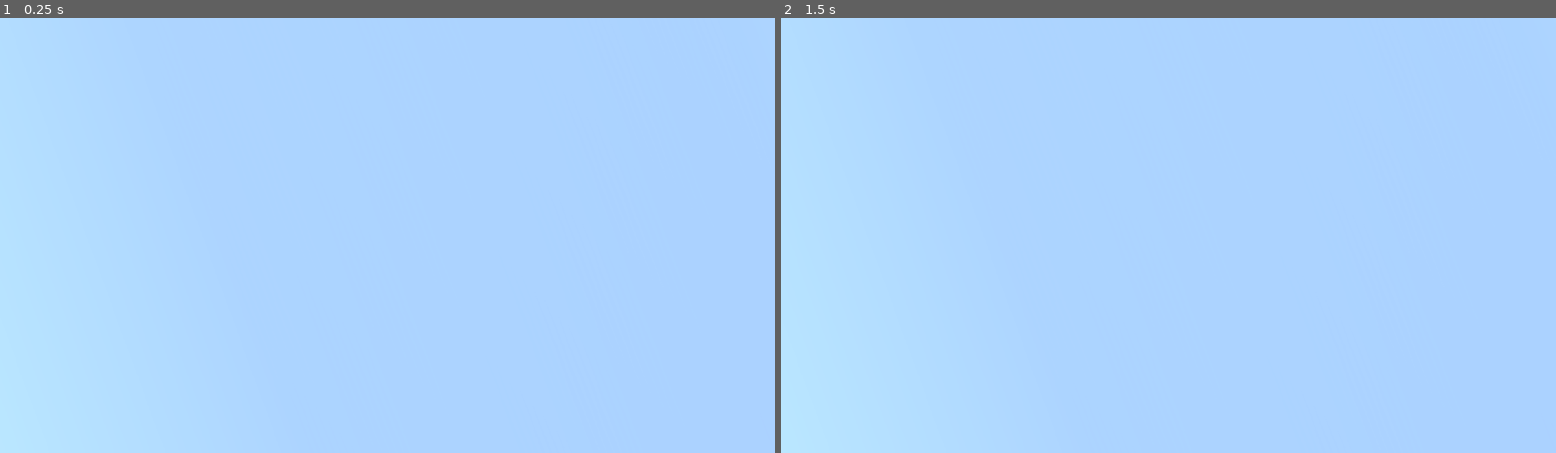
Above: before the commit, frames 1-2 (left to right).
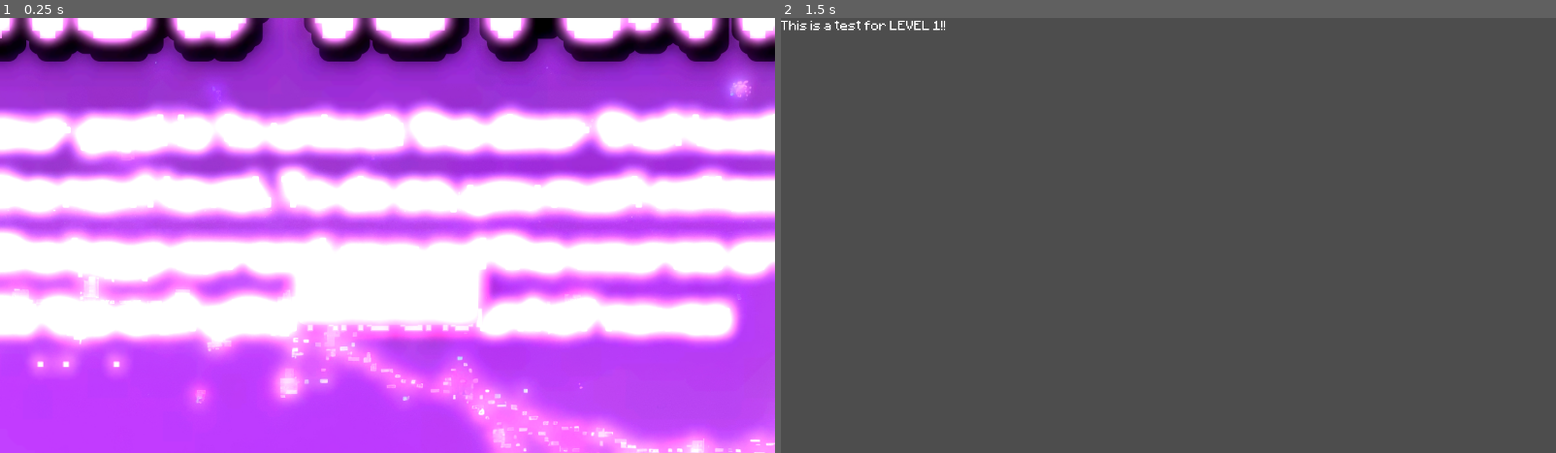
Above: after the commit, the same moments.

Repository: aidenhhh/Six-Seven
Game: Godot game, scene res://Scenes/how_to_play_page.tscn
Same seed, same stepped clock (60 frames per second), same inputs: the game is played once before the commit and once after it. After the commit the project has no main scene; this scene is started directly in both runs.
Inputs (mouse positions are in pixels of both pictures, inside the frame that each line leads up to):
- Up to frame 1 (0.25 s): no input
- Up to frame 2 (1.5 s): click (1168, 292) at 0.5 s, where only the run after the commit has a clickable "Play"; tap Enter at 1.25 s; move the mouse to (1339, 213) at 1.27 s

The runs differ from the first frame. In frame 1, 100% of the frame differs, in the area x 0-100%, y 0-100%; in frame 2, 100%.

Commit message:
how to play page completed

Diff:
--- /dev/null
+++ b/Scenes/how_to_play_page.gd
@@ -0,0 +1,9 @@
+extends Control
+
+
+func _on_back_pressed():
+	get_tree().change_scene_to_file("res://menu.tscn")
+
+
+func _on_play_pressed():
+	get_tree().change_scene_to_file("res://Scenes/level1.tscn")
--- a/Scenes/how_to_play_page.tscn
+++ b/Scenes/how_to_play_page.tscn
@@ -1,9 +1,42 @@
-[gd_scene load_steps=3 format=3 uid="uid://dh7jonanqoy4f"]
+[gd_scene load_steps=13 format=3 uid="uid://c4e347u0r6w5k"]
 
-[sub_resource type="Gradient" id="Gradient_4hy44"]
+[ext_resource type="Script" uid="uid://bgj2m0gaecxt2" path="res://Scenes/how_to_play_page.gd" id="1_tlywb"]
+[ext_resource type="Texture2D" uid="uid://bshh6j4vnpoi4" path="res://Images/Adobe Express - file (1).jpg" id="1_uc42p"]
+[ext_resource type="FontFile" uid="uid://b4f0njbu205k4" path="res://Images/Daydream.ttf" id="2_yuoff"]
+[ext_resource type="StyleBox" uid="uid://mhgugw4tbco7" path="res://Images/hoverbox2.tres" id="3_awjxx"]
+[ext_resource type="StyleBox" uid="uid://dm7055brktrip" path="res://Images/new_style_box_flat.tres" id="4_tlywb"]
 
-[sub_resource type="GradientTexture2D" id="GradientTexture2D_gwffi"]
-gradient = SubResource("Gradient_4hy44")
+[sub_resource type="Environment" id="Environment_awjxx"]
+background_mode = 3
+glow_enabled = true
+glow_intensity = 5.18
+glow_strength = 0.94
+glow_hdr_threshold = 0.0
+glow_hdr_scale = 1.0
+
+[sub_resource type="Gradient" id="Gradient_ytr4m"]
+offsets = PackedFloat32Array(0, 0.707792)
+colors = PackedColorArray(1, 1, 1, 1, 0, 0, 0, 1)
+
+[sub_resource type="GradientTexture2D" id="GradientTexture2D_tlywb"]
+gradient = SubResource("Gradient_ytr4m")
+fill = 1
+fill_from = Vector2(0.504587, 0.486239)
+fill_to = Vector2(0, 0)
+
+[sub_resource type="StyleBoxEmpty" id="StyleBoxEmpty_uc42p"]
+
+[sub_resource type="Theme" id="Theme_yuoff"]
+TextEdit/font_sizes/font_size = 50
+TextEdit/styles/normal = SubResource("StyleBoxEmpty_uc42p")
+
+[sub_resource type="StyleBoxEmpty" id="StyleBoxEmpty_awjxx"]
+
+[sub_resource type="Theme" id="Theme_qvbhy"]
+Button/font_sizes/font_size = 40
+Button/styles/focus = SubResource("StyleBoxEmpty_awjxx")
+Button/styles/hover = ExtResource("3_awjxx")
+Button/styles/normal = ExtResource("4_tlywb")
 
 [node name="How to Play Page" type="Control"]
 layout_mode = 3
@@ -12,34 +45,124 @@
 anchor_bottom = 1.0
 grow_horizontal = 2
 grow_vertical = 2
+script = ExtResource("1_tlywb")
 
-[node name="ColorRect" type="ColorRect" parent="."]
+[node name="TextureRect" type="TextureRect" parent="."]
+texture_filter = 2
+layout_mode = 1
+anchors_preset = 15
+anchor_right = 1.0
+anchor_bottom = 1.0
+grow_horizontal = 2
+grow_vertical = 2
+texture = ExtResource("1_uc42p")
+stretch_mode = 4
+
+[node name="Label" type="Label" parent="."]
+self_modulate = Color(1.2, 1, 1, 1)
 layout_mode = 1
 anchors_preset = 8
 anchor_left = 0.5
 anchor_top = 0.5
 anchor_right = 0.5
 anchor_bottom = 0.5
-offset_left = -1783.5
-offset_top = -906.0
-offset_right = 1783.5
-offset_bottom = 906.0
+offset_left = -348.0
+offset_top = -468.0
+offset_right = 348.0
+offset_bottom = -256.0
 grow_horizontal = 2
 grow_vertical = 2
-color = Color(0.576471, 0.690196, 1, 1)
+theme_override_colors/font_color = Color(0.623529, 0.388235, 0.756863, 1)
+theme_override_colors/font_shadow_color = Color(0, 0, 0, 1)
+theme_override_colors/font_outline_color = Color(0, 0, 0, 1)
+theme_override_constants/shadow_offset_x = 10
+theme_override_constants/shadow_offset_y = 20
+theme_override_constants/outline_size = 65
+theme_override_constants/shadow_outline_size = 60
+theme_override_fonts/font = ExtResource("2_yuoff")
+theme_override_font_sizes/font_size = 121
+text = "How to play"
+horizontal_alignment = 1
+vertical_alignment = 1
+
+[node name="WorldEnvironment" type="WorldEnvironment" parent="."]
+environment = SubResource("Environment_awjxx")
 
 [node name="PointLight2D" type="PointLight2D" parent="."]
-position = Vector2(1488.56, 58.3803)
-rotation = -0.380482
-scale = Vector2(37.5121, 44.4269)
-color = Color(0.337255, 0.396078, 1, 1)
-energy = 1.4
-texture = SubResource("GradientTexture2D_gwffi")
+position = Vector2(1330, 660)
+scale = Vector2(5.59765, 5.70313)
+color = Color(1, 0.337255, 1, 1)
+energy = 0.39
+texture = SubResource("GradientTexture2D_tlywb")
 
-[node name="PointLight2D2" type="PointLight2D" parent="."]
-position = Vector2(-195, 188)
-rotation = 2.79253
-scale = Vector2(40.4692, 44.4269)
-color = Color(0.337255, 0.396078, 1, 1)
-energy = 1.6
-texture = SubResource("GradientTexture2D_gwffi")
+[node name="TextEdit" type="TextEdit" parent="."]
+layout_mode = 1
+anchors_preset = 8
+anchor_left = 0.5
+anchor_top = 0.5
+anchor_right = 0.5
+anchor_bottom = 0.5
+offset_left = -668.5
+offset_top = -195.5
+offset_right = 668.5
+offset_bottom = 195.5
+grow_horizontal = 2
+grow_vertical = 2
+theme = SubResource("Theme_yuoff")
+theme_override_colors/font_outline_color = Color(0.763333, 0.480501, 0.896108, 1)
+theme_override_constants/outline_size = 6
+text = "	Your goal is to unlock the door that leads to the next level. To do so, you must collect all the keys spread around the course and go to the exit within the amount of moves provided."
+context_menu_enabled = false
+emoji_menu_enabled = false
+shortcut_keys_enabled = false
+selecting_enabled = false
+deselect_on_focus_loss_enabled = false
+drag_and_drop_selection_enabled = false
+virtual_keyboard_enabled = false
+middle_mouse_paste_enabled = false
+empty_selection_clipboard_enabled = false
+wrap_mode = 1
+
+[node name="Back" type="Button" parent="."]
+visible = false
+self_modulate = Color(3.314, 1, 1, 1)
+layout_mode = 1
+anchors_preset = 8
+anchor_left = 0.5
+anchor_top = 0.5
+anchor_right = 0.5
+anchor_bottom = 0.5
+offset_left = -134.5
+offset_top = -36.5
+offset_right = 134.5
+offset_bottom = 36.5
+grow_horizontal = 2
+grow_vertical = 2
+theme = SubResource("Theme_qvbhy")
+theme_override_colors/font_outline_color = Color(0, 0, 0, 1)
+theme_override_constants/outline_size = 30
+theme_override_fonts/font = ExtResource("2_yuoff")
+text = "Back"
+
+[node name="Play" type="Button" parent="."]
+self_modulate = Color(3.314, 1, 1, 1)
+layout_mode = 1
+anchors_preset = 7
+anchor_left = 0.5
+anchor_top = 1.0
+anchor_right = 0.5
+anchor_bottom = 1.0
+offset_left = -134.5
+offset_top = -274.0
+offset_right = 134.5
+offset_bottom = -201.0
+grow_horizontal = 2
+grow_vertical = 0
+theme = SubResource("Theme_qvbhy")
+theme_override_colors/font_outline_color = Color(0, 0, 0, 1)
+theme_override_constants/outline_size = 30
+theme_override_fonts/font = ExtResource("2_yuoff")
+text = "Play"
+
+[connection signal="pressed" from="Back" to="." method="_on_back_pressed"]
+[connection signal="pressed" from="Play" to="." method="_on_play_pressed"]
--- /dev/null
+++ b/Scenes/play.gd
@@ -0,0 +1 @@
+extends Button
--- a/Scenes/menu.tscn
+++ b/menu.tscn
@@ -1,10 +1,10 @@
-[gd_scene load_steps=10 format=3 uid="uid://ckvijxk07v1li"]
+[gd_scene load_steps=10 format=3 uid="uid://r4dnp1tiu8oy"]
 
-[ext_resource type="Script" uid="uid://bn7wk61h6gq66" path="res://Scripts/menu.gd" id="1_lti8b"]
-[ext_resource type="StyleBox" uid="uid://mhgugw4tbco7" path="res://Images/hoverbox2.tres" id="1_mae5d"]
-[ext_resource type="StyleBox" uid="uid://dm7055brktrip" path="res://Images/new_style_box_flat.tres" id="2_ouk20"]
-[ext_resource type="FontFile" uid="uid://b4f0njbu205k4" path="res://Images/Daydream.ttf" id="4_4hy44"]
-[ext_resource type="Texture2D" uid="uid://bshh6j4vnpoi4" path="res://Images/Adobe Express - file (1).jpg" id="4_ytr4m"]
+[ext_resource type="Script" path="res://menu.gd" id="1_lti8b"]
+[ext_resource type="StyleBox" path="res://hoverbox2.tres" id="1_mae5d"]
+[ext_resource type="StyleBox" path="res://new_style_box_flat.tres" id="2_ouk20"]
+[ext_resource type="FontFile" path="res://Scenes/Daydream.ttf" id="4_4hy44"]
+[ext_resource type="Texture2D" path="res://Adobe Express - file (1).jpg" id="4_ytr4m"]
 
 [sub_resource type="Theme" id="Theme_ouk20"]
 Button/font_sizes/font_size = 60
Not shown: 1 places in Scenes/PauseMenu.tscn that only renumber resources
Not shown, added: Scenes/how_to_play_page.gd.uid
Not shown: 1 places in Scenes/level1.tscn that only renumber resources
Not shown: 1 places in Scenes/level_selector.tscn that only renumber resources
Not shown: 1 places in Scenes/main.tscn that only renumber resources
Not shown, added: Scenes/play.gd.uid
